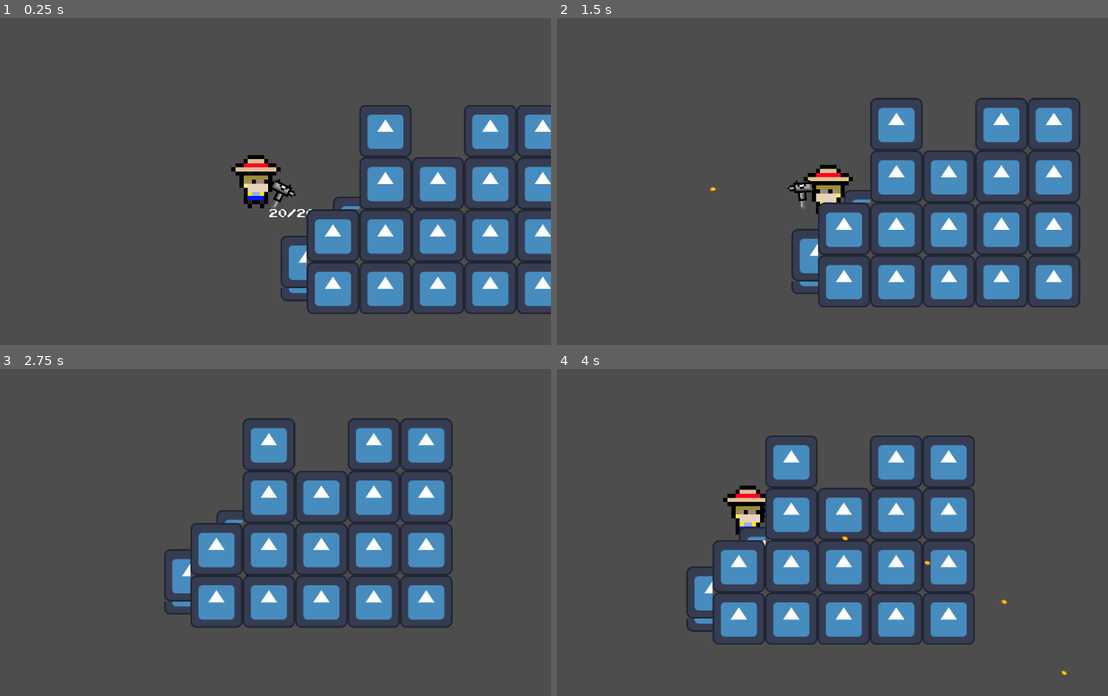
Above: before the commit, frames 1-4 (two rows, left to right).
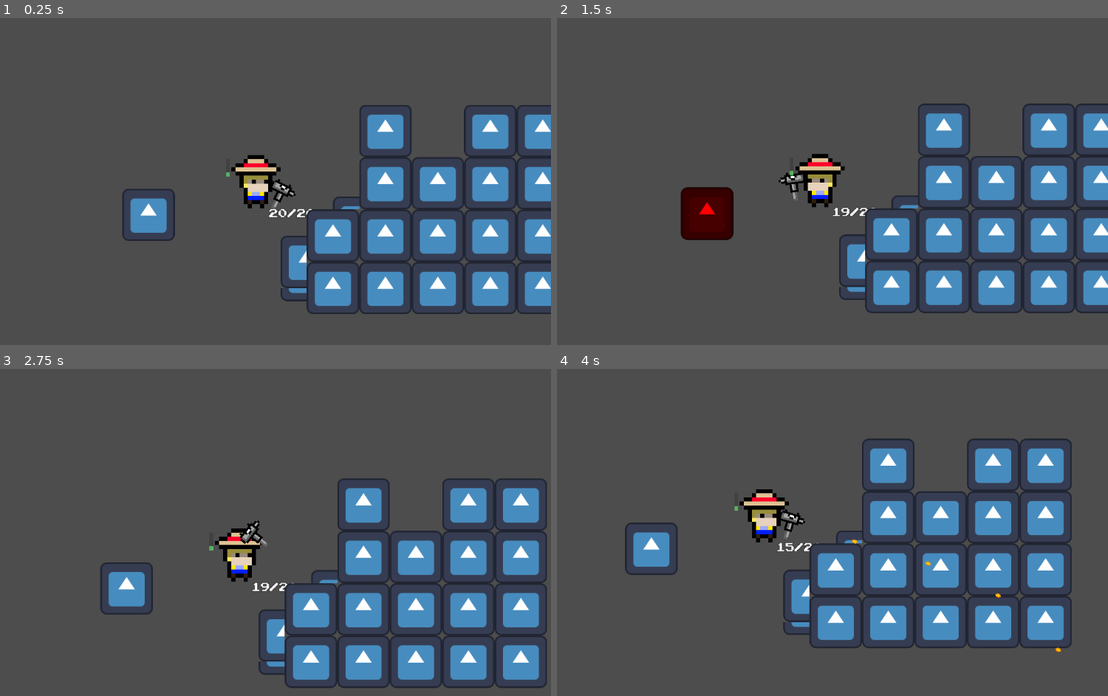
Above: after the commit, the same moments.

Repository: Shmath64/Guerrilla-Gardener
Game: Godot game, scene res://Scenes/world.tscn
Two runs of this game, one before a commit and one after it. Both use one fixed random seed, a clock stepped at 60 frames per second and the inputs below. The engine's default icon, where the game draws it, is replaced by a stand-in: a white triangle on a blue panel in a dark square.
Inputs (mouse positions are in pixels of both pictures, inside the frame that each line leads up to):
- Up to frame 1 (0.25 s): no input
- Up to frame 2 (1.5 s): tap Enter at 0.5 s; move the mouse to (942, 168) at 0.52 s; hold Right (ui_right) 0.53-1.28 s; tap Shift (sprint, bound only after the commit) at 0.6 s; move the mouse to (694, 201) at 1.27 s; hold Down (ui_down) from 1.28 s (still down); click (694, 201) at 1.35 s
- Up to frame 3 (2.75 s): tap Shift (sprint, bound only after the commit) at 1.55, 2.1 s; move the mouse to (314, 460) at 2.02 s; release Down (ui_down) at 2.03 s; hold Right (ui_right) from 2.03 s (still down)
- Up to frame 4 (4 s): move the mouse to (782, 601) at 2.77 s; release Right (ui_right) at 2.78 s; hold Up (ui_up) 2.78-3.53 s; tap Shift (sprint, bound only after the commit) at 2.85, 3.8 s; move the mouse to (992, 584) at 3.52 s; press the mouse at (992, 584) at 3.53 s; hold Left (ui_left) from 3.53 s (still down)

The runs differ from the first frame. In frame 1, 0.9% of the frame differs, in the area x 22-42%, y 47-69%; in frame 2, 21%; in frame 3, 28%, in the area x 18-100%, y 15-98%; in frame 4, 24%.
Error after the commit: Invalid type in function 'set_velocity' in base 'CharacterBody2D (player.gd)'. Cannot convert argument 1 from float to Vector2. (res://Scripts/player.gd:47)

Commit message:
Added Working Target, Sprint is a work in progress!
I'm working on the sprinting mechanic, probably will finish tomorrow.

Diff:
--- /dev/null
+++ b/Scenes/Target.gd
@@ -0,0 +1,11 @@
+extends StaticBody2D
+
+
+func hit():
+	print("yeowch")
+	$Sprite2D.modulate = Color(1,0,0)
+	$FlashColorTimer.start()
+
+
+func _on_flash_color_timer_timeout():
+	$Sprite2D.modulate = Color(1,1,1)
--- a/Scenes/Target.tscn
+++ b/Scenes/Target.tscn
@@ -1,5 +1,6 @@
-[gd_scene load_steps=3 format=3 uid="uid://b6y1emi03hyjc"]
+[gd_scene load_steps=4 format=3 uid="uid://b6y1emi03hyjc"]
 
+[ext_resource type="Script" path="res://Scenes/Target.gd" id="1_guly7"]
 [ext_resource type="Texture2D" uid="uid://b7gcstvlto2tc" path="res://icon.svg" id="1_gyw4f"]
 
 [sub_resource type="RectangleShape2D" id="RectangleShape2D_mp8bi"]
@@ -8,6 +9,7 @@
 [node name="Target" type="StaticBody2D"]
 collision_layer = 6
 collision_mask = 0
+script = ExtResource("1_guly7")
 
 [node name="Sprite2D" type="Sprite2D" parent="."]
 texture = ExtResource("1_gyw4f")
@@ -15,3 +17,8 @@
 [node name="CollisionShape2D" type="CollisionShape2D" parent="."]
 shape = SubResource("RectangleShape2D_mp8bi")
 debug_color = Color(0, 0.6, 0.701961, 0.560784)
+
+[node name="FlashColorTimer" type="Timer" parent="."]
+wait_time = 0.05
+
+[connection signal="timeout" from="FlashColorTimer" to="." method="_on_flash_color_timer_timeout"]
--- a/Scenes/bullet.tscn
+++ b/Scenes/bullet.tscn
@@ -7,8 +7,8 @@
 
 [node name="Bullet" type="CharacterBody2D"]
 scale = Vector2(3, 3)
-collision_layer = 0
-collision_mask = 0
+collision_layer = 8
+collision_mask = 6
 script = ExtResource("1_iy3xq")
 
 [node name="Bullet Sprite" type="Sprite2D" parent="."]
--- a/Scenes/player.tscn
+++ b/Scenes/player.tscn
@@ -12,6 +12,17 @@
 font_size = 29
 outline_size = 5
 outline_color = Color(0, 0, 0, 0.470588)
+
+[sub_resource type="StyleBoxFlat" id="StyleBoxFlat_3l53i"]
+bg_color = Color(0.254902, 0.254902, 0.254902, 1)
+
+[sub_resource type="StyleBoxFlat" id="StyleBoxFlat_rhw52"]
+bg_color = Color(0.360784, 0.686275, 0.380392, 1)
+
+[sub_resource type="Theme" id="Theme_v8x08"]
+/colors/Green = Color(0, 1, 0, 1)
+ProgressBar/styles/background = SubResource("StyleBoxFlat_3l53i")
+ProgressBar/styles/fill = SubResource("StyleBoxFlat_rhw52")
 
 [node name="Player" type="CharacterBody2D"]
 script = ExtResource("1_44ge8")
@@ -75,3 +86,15 @@
 text = "Reloading..."
 label_settings = SubResource("LabelSettings_ect3w")
 horizontal_alignment = 1
+
+[node name="ProgressBar" type="ProgressBar" parent="."]
+offset_left = -73.0
+offset_top = -17.0
+offset_right = -29.0
+offset_bottom = -8.0
+rotation = -1.57079
+theme = SubResource("Theme_v8x08")
+value = 25.0
+show_percentage = false
+
+[node name="SprintTimer" type="Timer" parent="."]
--- a/Scenes/world.tscn
+++ b/Scenes/world.tscn
@@ -1,7 +1,8 @@
-[gd_scene load_steps=5 format=3 uid="uid://drab12mk4av51"]
+[gd_scene load_steps=6 format=3 uid="uid://drab12mk4av51"]
 
 [ext_resource type="PackedScene" uid="uid://dkoxtfu80nj8n" path="res://Scenes/player.tscn" id="1_a7yib"]
 [ext_resource type="Texture2D" uid="uid://b7gcstvlto2tc" path="res://icon.svg" id="2_nbcgm"]
+[ext_resource type="PackedScene" uid="uid://b6y1emi03hyjc" path="res://Scenes/Target.tscn" id="3_sab2r"]
 
 [sub_resource type="TileSetAtlasSource" id="TileSetAtlasSource_sllyi"]
 texture = ExtResource("2_nbcgm")
@@ -36,3 +37,6 @@
 tile_set = SubResource("TileSet_o2smf")
 format = 2
 layer_0/tile_data = PackedInt32Array(65536, 0, 1, 131072, 0, 2, 196608, 0, 3, 262144, 0, 3, 65537, 65536, 1, 131073, 65 …(4883 unchanged characters)…
+
+[node name="Target" parent="." instance=ExtResource("3_sab2r")]
+position = Vector2(-322, -51)
--- a/Scripts/bullet.gd
+++ b/Scripts/bullet.gd
@@ -10,4 +10,11 @@
 
 # Called every frame. 'delta' is the elapsed time since the previous frame.
 func _process(delta):
-	move_and_collide(velocity*delta)
+	var collision = move_and_collide(velocity*delta)
+	if collision:
+		if collision.get_collider().has_method("hit"):
+			collision.get_collider().call("hit")
+		explode()
+
+func explode():
+	queue_free()
--- a/Scripts/player.gd
+++ b/Scripts/player.gd
@@ -9,6 +9,7 @@
 var muzzle_speed = 1600
 var muzzle_global_position : Vector2
 var gun_on_left_side : bool
+#Gun stuff:
 var max_ammo = 20
 var ammo_left : int
 var fire_time : float = 0.1 #Seconds
@@ -16,6 +17,12 @@
 var reloading = false
 var reload_time : float = 2
 var reload_time_left : float = 0
+
+var sprint_multiplier = 6
+var sprint_time = 2
+var sprint_time_left : float = 0
+var sprinting = false
+var sprint_direction = Vector2.ZERO
 
 func _ready():
 	$Camera2D.position_smoothing_speed = camera_smooth_speed
@@ -29,8 +36,17 @@
 	$PlayerSprite.flip_h = !gun_on_left_side
 
 func get_movement_input():
-	move_input.x = Input.get_axis("ui_left", "ui_right")
+	move_input.x = Input.get_axis("ui_left", "ui_right") #Each return a value from -1 to 1
 	move_input.y = Input.get_axis("ui_up", "ui_down")
+	if move_input.length() > 1:  move_input = move_input.normalized() #makes it a unit vector (the if is in case we use analog inputs)
+	if Input.is_action_just_pressed("sprint") and move_input != Vector2.ZERO:
+		sprint_direction = move_input.length()
+		if sprint_time_left <= 0:
+			sprinting = true
+	if sprinting:
+		set_velocity(sprint_direction*sprint_multiplier*speed)
+	else:
+		set_velocity(move_input*speed)
 
 func fire():
 	ammo_left -= 1
@@ -61,10 +77,9 @@
 		ammo_left = max_ammo
 		update_ammo_count_label()
 	$Camera2D.position = get_local_mouse_position() / 4
-	point_gun()
-	get_movement_input()
-	set_velocity(move_input*speed)
-	move_and_slide()
+	point_gun() #towards mouse
+	get_movement_input() #also sets velocity
+	move_and_slide() #Inherited from KinematicBody2D
 	if Input.is_action_pressed("fire_primary"):
 		pull_trigger()
 	if Input.is_action_just_pressed("reload"):
--- a/project.godot
+++ b/project.godot
@@ -18,6 +18,10 @@
 [dotnet]
 
 project/assembly_name="GameJam Warmup1"
+
+[editor]
+
+movie_writer/movie_file="C:/Users/64mda/OneDrive/Documents/Godot Projects/GameJam Warmup1/Guerrilla-Gardener/Clips/Clip.avi"
 
 [input]
 
@@ -63,6 +67,11 @@
 "events": [Object(InputEventKey,"resource_local_to_scene":false,"resource_name":"","device":-1,"window_id":0,"alt_pressed":false,"shift_pressed":false,"ctrl_pressed":false,"meta_pressed":false,"pressed":false,"keycode":0,"physical_keycode":82,"key_label":0,"unicode":114,"echo":false,"script":null)
 ]
 }
+sprint={
+"deadzone": 0.5,
+"events": [Object(InputEventKey,"resource_local_to_scene":false,"resource_name":"","device":-1,"window_id":0,"alt_pressed":false,"shift_pressed":false,"ctrl_pressed":false,"meta_pressed":false,"pressed":false,"keycode":0,"physical_keycode":4194325,"key_label":0,"unicode":0,"echo":false,"script":null)
+]
+}
 
 [layer_names]
 
Not shown: 1 places in Scenes/player.tscn that only renumber resources
Not shown, added: Clips/Clip.avi
